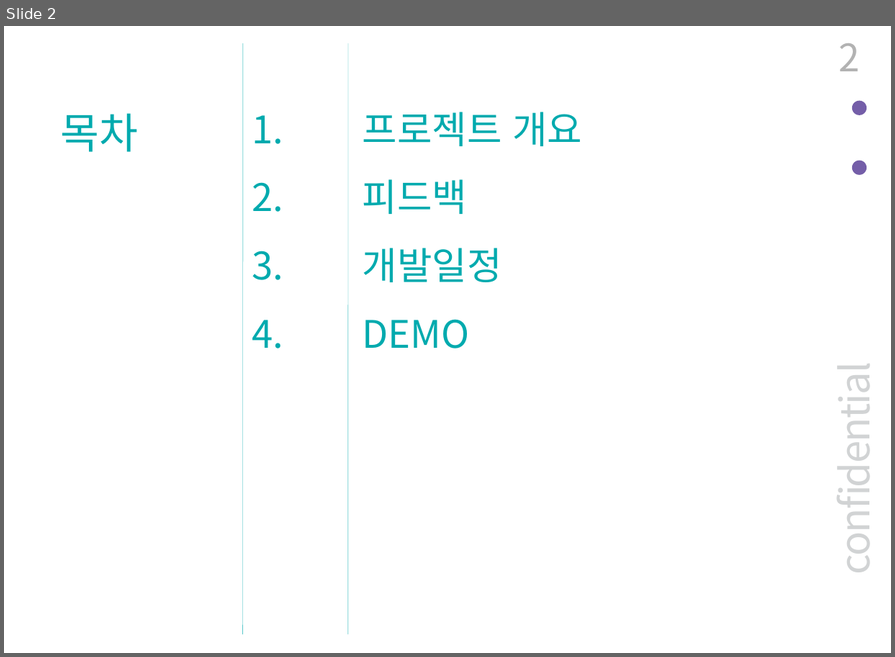
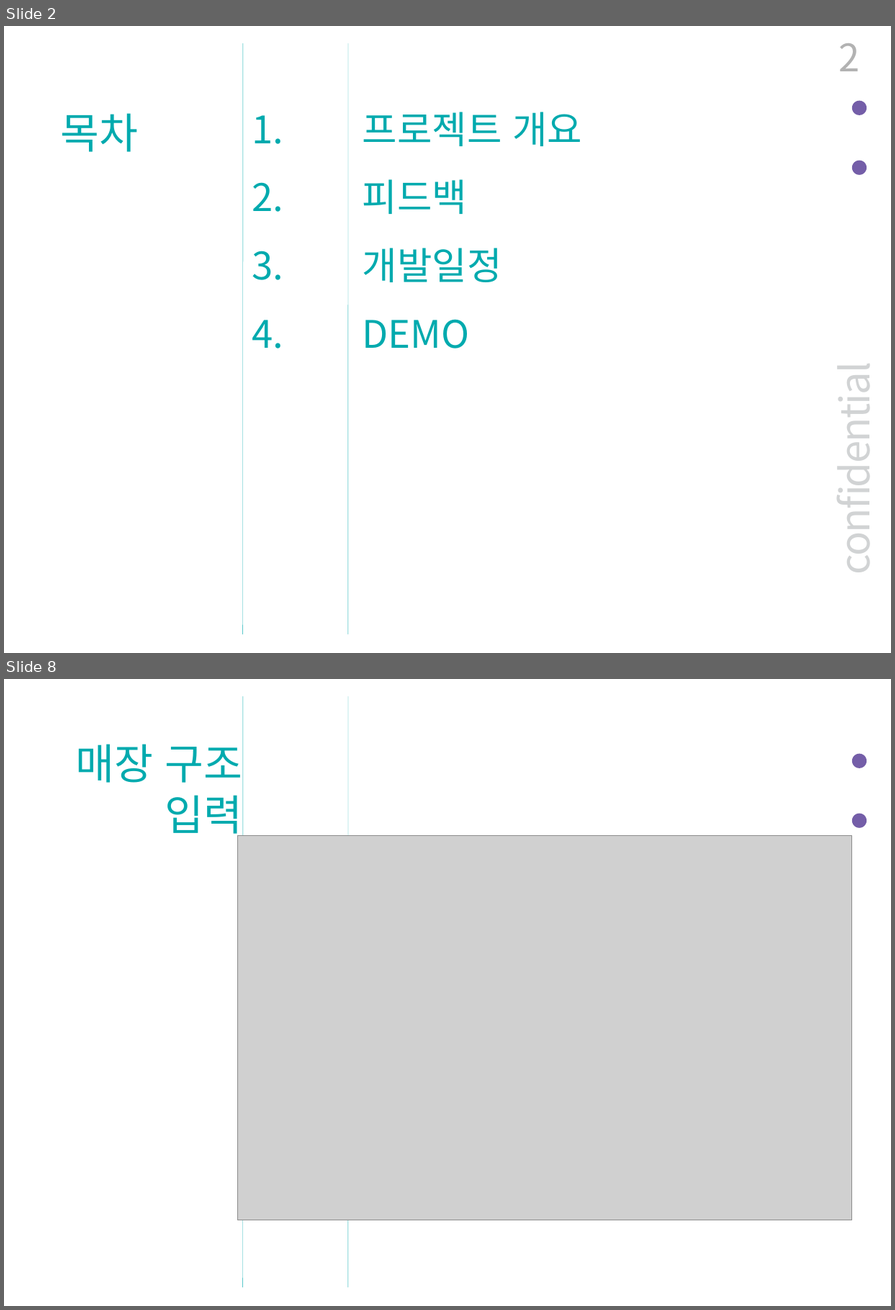
Before and after one commit to BerryWell/CapstoneDesign-2019-02, a slide deck: 제출자료/발표자료/중간_발표_자료_12조.pptx. Shown one above the other, each under a label of ours: slide 2 before the commit, slides 2 and 8 after it; the slides between them are not shown. The pictures are 895x657 and 895x1310 pixels, drawn with LibreOffice and Linux fonts; fonts in the diff are those of the drawing; grey boxes stand for pictures. Boxes give left, top, right and bottom in pixels: in the first picture for what was removed or moved away, otherwise in the second. Text is boxed around its words. In the diff, an @@ line names an element or a change of style, - is before the commit and + after.

```diff
--- a/제출자료/발표자료/중간_발표_자료_12조.pptx
+++ b/제출자료/발표자료/중간_발표_자료_12조.pptx
@@ slide 8 added at box(4, 679, 891, 1306), background #FFFFFF; not listed: 4 template elements that a slide beside it also shows @@
@@ text added at box(76, 737, 243, 841), 40 pt, text #00AAAE @@
+매장 구조 입력
@@ picture added at box(238, 836, 852, 1220) @@
```
Also in this commit, not shown: 6 slides changed, 6 other slides added.
